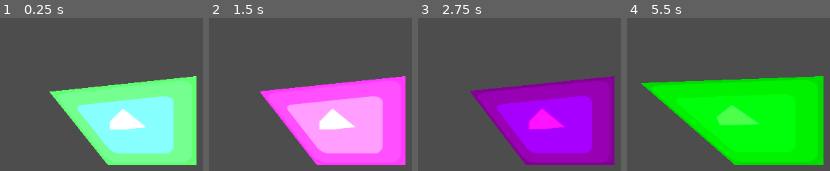
Above: before the commit, frames 1-4 (left to right).
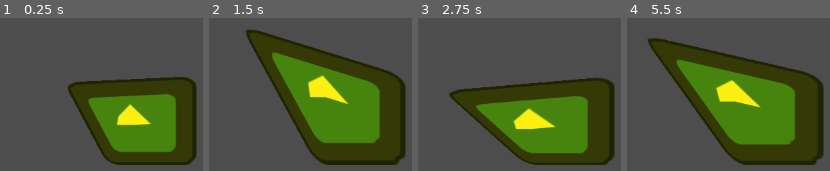
Above: after the commit, the same moments.

Repository: PolS0bre/GamedevTV-Intro-Shaders
Game: Godot game, scene res://Scenes/Shaders_101.tscn
Same seed, same stepped clock (60 frames per second), same inputs: the game is played once before the commit and once after it. The engine's default icon, where the game draws it, is replaced by a stand-in: a white triangle on a blue panel in a dark square.
Inputs:
- Up to frame 1 (0.25 s): no input
- Up to frame 2 (1.5 s): no input
- Up to frame 3 (2.75 s): no input
- Up to frame 4 (5.5 s): no input

The runs differ from the first frame. In frame 1, 33% of the frame differs, in the area x 24-98%, y 37-97%; in frame 2, 46%; in frame 3, 35%; in frame 4, 50%, in the area x 6-98%, y 13-97%.

Commit message:
2.12 a 2.15

Diff:
--- a/Project/Scenes/Shaders_101.tscn
+++ b/Project/Scenes/Shaders_101.tscn
@@ -6,6 +6,11 @@
 
 [sub_resource type="ShaderMaterial" id="ShaderMaterial_icwsa"]
 shader = ExtResource("1_842rb")
+shader_parameter/global_float = 3.0
+shader_parameter/global_int = null
+shader_parameter/global_bool = null
+shader_parameter/global_vec3 = null
+shader_parameter/global_color = Color(0.988235, 0.941176, 0.0705882, 1)
 
 [node name="Shaders101" type="Node2D"]
 script = ExtResource("1_dl02y")
--- a/Project/Shaders/first_shader.gdshader
+++ b/Project/Shaders/first_shader.gdshader
@@ -3,16 +3,36 @@
 const float SPEED = 5.0;
 const float AMPLITUDE = 50.0;
 
+group_uniforms Variables_Globals;
+uniform float global_float : hint_range(0.0, 1.0);
+group_uniforms Variables_Globals.SubGrup_Int;
+uniform int global_int;
+
+group_uniforms;
+uniform bool global_bool;
+
+group_uniforms Vectors_Globals;
+uniform vec3 global_vec3;
+uniform vec4 global_color : source_color;
+
 void vertex() {
 	// Called for every vertex the material is visible on.
-
+	float speed = global_float;
 	if(VERTEX.y < 0.0 && VERTEX.x < 0.0){
-		vec2 circle = vec2(cos(TIME * SPEED) * AMPLITUDE, sin(TIME * SPEED) * AMPLITUDE);
+		vec2 circle = vec2(cos(TIME * speed) * AMPLITUDE, sin(TIME * speed) * AMPLITUDE);
 		VERTEX += vec2(-100.0, -25.0) + circle;
 	}
 }
 
 void fragment() {
 	// Called for every pixel the material is visible on.
-	COLOR += vec4(sin(TIME), cos(TIME),sin(TIME), 1.0);
+	vec4 output_color = vec4(1.0, 1.0, 0.0, 0.7);
+
+	vec4 red = vec4(1.0, 0.0, 0.0, 1.0);
+	vec4 green = vec4(0.0, 1.0, 0.0, 1.0);
+	vec4 mixed = mix(red, green, (sin(TIME) + 1.0) * 0.5);
+
+	vec4 real_texture = texture(TEXTURE, UV);
+	COLOR = real_texture * global_color;
+	//COLOR += vec4(sin(TIME), cos(TIME),sin(TIME), 1.0);
 }
